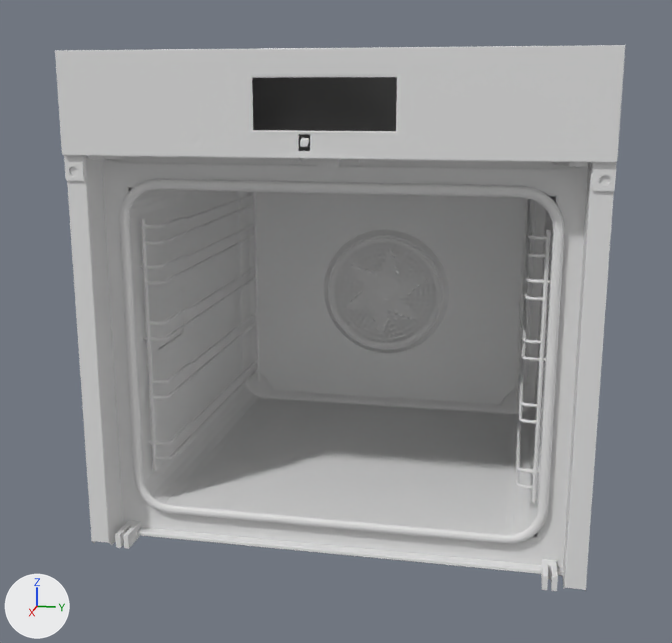
Renders of the FBX model Models/Oven/meshes/fbx/Oven.fbx from each side of a commit.
One viewpoint serves both versions: a camera (50 mm lens) standing at (0.979, 0.203, 0.538) and looking at (-0.241, -0.041, 0.233). Lighting does not change. The marker at lower left points along +X, +Y and +Z. Objects named as collision shapes, trigger or cutter boxes, shadow casters or lower levels of detail are left out.

The scene before the commit, as lines of its bpy script (objects in view):
```python
me_oven = bpy.data.meshes.new('Oven')
me_oven.from_pydata(...)  # 11493 vertices, 20447 faces; spans x -0.538..0.015, y -0.298..0.292, z -0.013..0.582
ob_oven = bpy.data.objects.new('Oven', me_oven)
ob_oven.location = (0.0, 0.0, 0.0)
```
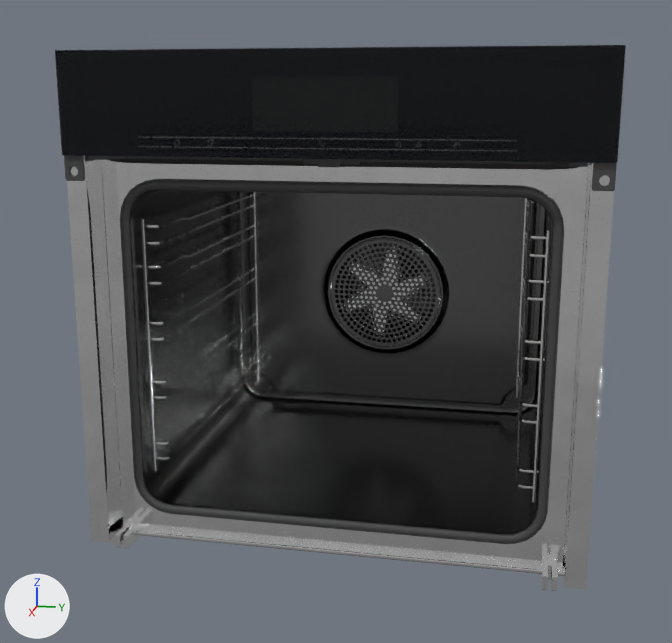
Changed parts and their boxes (x1, y1, x2, y2) in the pictures (672 x 643 px):
'Oven', reshaped
    before: (55, 45, 625, 592)
    after: (55, 45, 626, 592)
part 1 of me_oven, built on
    before: (55, 45, 625, 588)
    after: (55, 45, 626, 591)
part 2 of me_oven, recoloured (grey to black)
    both: (130, 190, 553, 534)
part 3 of me_oven, recoloured
    both: (84, 157, 593, 592)
part 4 of me_oven, recoloured (grey to black)
    both: (66, 155, 616, 544)
part 5 of me_oven, recoloured (grey to black)
    both: (109, 158, 576, 169)
part 6 of me_oven, recoloured (grey to black)
    both: (57, 55, 622, 162)

The change, as a diff of the scene's bpy script:
```diff
--- a/Models/Oven/meshes/fbx/Oven.fbx.py
+++ b/Models/Oven/meshes/fbx/Oven.fbx.py
@@ mat_m_glassoven @@
+mat_m_glassoven = principled_material('M_GlassOven')
+mat_m_glassoven.base_color = (0.0, 0.00121, 0.00335)  # black #00040b
+mat_m_glassoven.roughness = 0.0
+mat_m_glassoven.alpha = 0.6
@@ mat_m_metalburnishedsteel @@
+mat_m_metalburnishedsteel = bpy.data.materials.new('M_MetalBurnishedSteel')
+# uses the picture img_m_metalburnishedsteel_png
+# uses the picture img_m_metalburnishedsteelnormal_png
@@ mat_m_metalchrome @@
+mat_m_metalchrome = principled_material('M_MetalChrome')
+mat_m_metalchrome.texture = img_m_metalchrome_png  # with its transparency
+mat_m_metalchrome.metallic = 1.0
+mat_m_metalchrome.roughness = 0.098
@@ mat_m_rubberplastic @@
+mat_m_rubberplastic = principled_material('M_RubberPlastic')
+mat_m_rubberplastic.base_color = (0.0545, 0.0545, 0.0545)  # black #424242
+mat_m_rubberplastic.roughness = 0.498
@@ mat_m_basicblack @@
+mat_m_basicblack = principled_material('M_BasicBlack')
+mat_m_basicblack.base_color = (0.0, 0.0, 0.0)  # black #000000
+mat_m_basicblack.roughness = 0.4
@@ mat_m_ovenbase @@
+mat_m_ovenbase = principled_material('M_OvenBase')
+mat_m_ovenbase.base_color = (0.175, 0.175, 0.175)  # grey #747474
+mat_m_ovenbase.metallic = 1.0
+mat_m_ovenbase.roughness = 0.2
@@ me_oven @@
-me_oven.from_pydata(...)  # 11493 vertices, 20447 faces; spans x -0.538..0.015, y -0.298..0.292, z -0.013..0.582
+me_oven.from_pydata(...)  # 27232 vertices, 50698 faces; spans x -0.538..0.015, y -0.298..0.293, z -0.013..0.582
+# me_oven part 1: 190 vertices moved within x -0.537..0.015, y -0.298..0.292, z -0.005..0.582; 280 vertices removed from x -0.536..0.015, y -0.283..0.277, z 0.001..0.563; 15912 vertices added at x -0.538..0.015, y -0.298..0.293, z -0.013..0.582
+# me_oven part 2: 2149 faces spanning x -0.536..0.011, y -0.296..0.29, z -0.003..0.575 switch from no material to mat_m_ovenbase (grey #747474)
+# me_oven part 3: 5193 faces spanning x -0.45..0.008, y -0.298..0.292, z -0.005..0.575 switch from no material to mat_m_metalchrome (picture img_m_metalchrome_png)
+# me_oven part 4: 1005 faces spanning x -0.058..0.01, y -0.298..0.291, z 0.03..0.58 switch from no material to mat_m_rubberplastic (black #424242)
+# me_oven part 5: 2 faces spanning x -0.035, y -0.284..0.284, z 0.452..0.476 switch from no material to mat_m_basicblack (black #000000)
+# me_oven part 6: 133 faces spanning x 0.014..0.015, y -0.297..0.292, z 0.471..0.581 switch from no material to mat_m_glassoven (black #00040b)
+me_oven.materials.append(mat_m_metalburnishedsteel)
+me_oven.materials.append(mat_m_glassovendoor)  # black #000000
+me_oven.materials.append(mat_m_display)  # dark grey #5d655c
+me_oven.materials.append(mat_m_icons)  # white #ffffff
```
